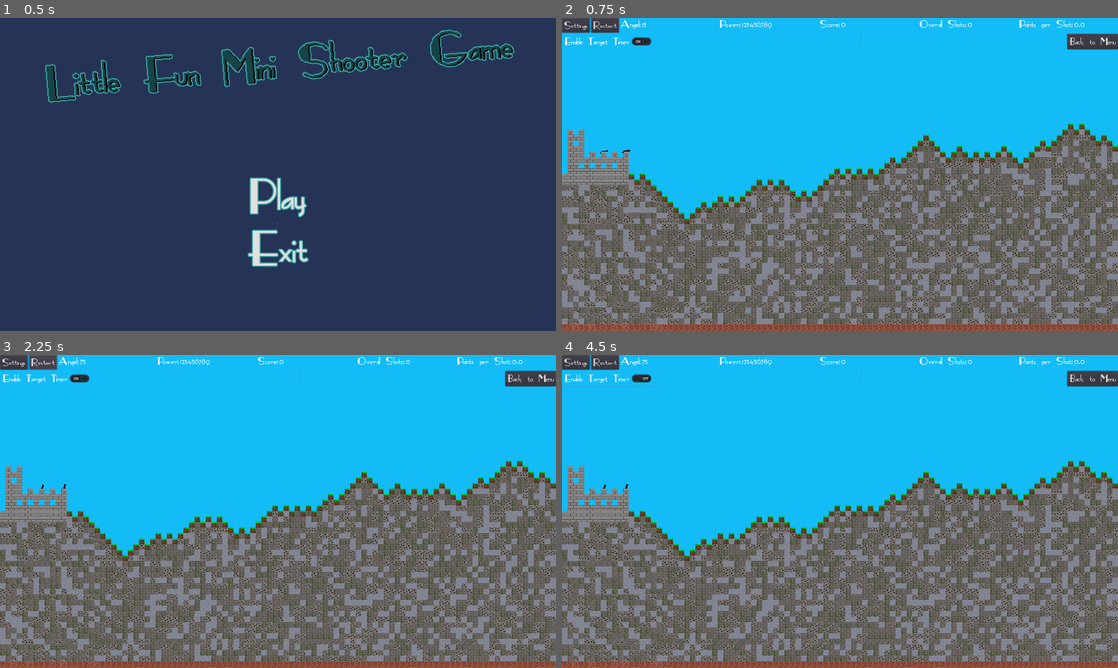
Above: before the commit, frames 1-4 (two rows, left to right).
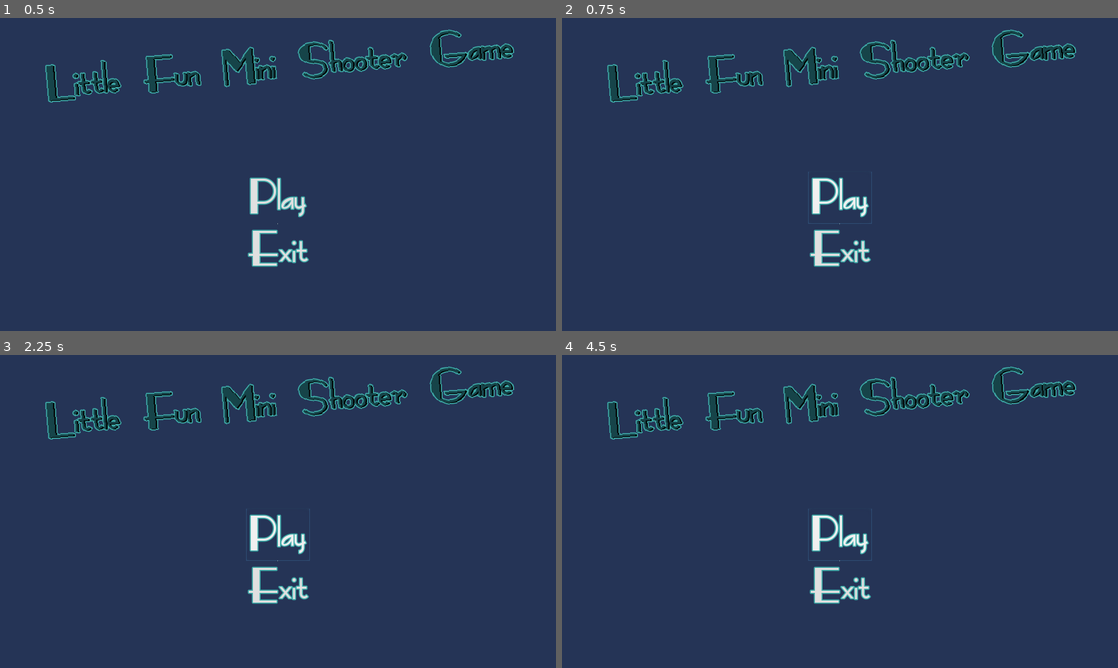
Above: after the commit, the same moments.

Repository: Coding-4Fun/Just4Fun_Mini_Shootergame
Game: Godot game, scene res://UI/MainMenuUI.tscn
Same seed, same stepped clock (60 frames per second), same inputs: the game is played once before the commit and once after it.
Inputs (mouse positions are in pixels of both pictures, inside the frame that each line leads up to):
- Up to frame 1 (0.5 s): no input
- Up to frame 2 (0.75 s): click "Play" at 0.5 s
- Up to frame 3 (2.25 s): click (278, 533) at 1.25 s, where only the run after the commit has a clickable "Play"; click (44, 361) at 2 s, where only the run before the commit has a clickable "Restart"
- Up to frame 4 (4.5 s): click (606, 361) at 2.75 s, where only the run before the commit has a clickable "Restart"; click (606, 361) at 3.5 s, where only the run before the commit has a clickable "Restart"; click (606, 380) at 4.25 s, where only the run before the commit has a clickable "Enable Target Timer"

Frame 1 is identical in both runs. In frame 2, 100% of the frame differs, in the area x 0-100%, y 0-100%; in frame 3, 100%; in frame 4, 100%.
Error before the commit: Invalid get index 'PlayerShots' (on base: 'Node (Preloads.gd)'). (res://Cannon/Cannon.gd:22)
Error after the commit: Parse Error: Can't preload resource at path: res://MainGame.tscn (res://Globals/Preloads.gd:10)

Commit message:
Add: Eigene Node für Shots

Diff:
--- a/MainGame.gd
+++ b/MainGame.gd
@@ -40,6 +40,7 @@
 	Preloads.PlayerRootNode = get_node("Players")
 	Preloads.PlayerLeft = find_node("Player1")
 	Preloads.PlayerRight = find_node("Player2")
+	Preloads.PlayerShots = find_node("Shots")
 
 	## UI
 	Preloads.UIMain = find_node("InGameUI")
--- a/MainGame.tscn
+++ b/MainGame.tscn
@@ -1,8 +1,9 @@
-[gd_scene load_steps=6 format=2]
+[gd_scene load_steps=7 format=2]
 
 [ext_resource path="res://Terrain/blocks_tileset_16x16.tres" type="TileSet" id=1]
 [ext_resource path="res://MainGame.gd" type="Script" id=2]
 [ext_resource path="res://UI/InGameUI.tscn" type="PackedScene" id=3]
+[ext_resource path="res://scripts/players.gd" type="Script" id=4]
 [ext_resource path="res://TerrainMapGenerator.gd" type="Script" id=5]
 [ext_resource path="res://Cannon/Cannon.tscn" type="PackedScene" id=6]
 
@@ -16,10 +17,10 @@
 [node name="Cannon" parent="Players/Player1" instance=ExtResource( 6 )]
 position = Vector2( 184, 391 )
 
-[node name="Cannon_2" parent="Players/Player1" instance=ExtResource( 6 )]
-position = Vector2( 121, 392 )
+[node name="Player2" type="Node2D" parent="Players"]
 
-[node name="Player2" type="Node2D" parent="Players"]
+[node name="Shots" type="Node2D" parent="Players"]
+script = ExtResource( 4 )
 
 [node name="InGameUI" parent="." instance=ExtResource( 3 )]
 
--- a/UI/MainMenuUI.tscn
+++ b/UI/MainMenuUI.tscn
@@ -31,9 +31,6 @@
 anchor_right = 1.0
 anchor_bottom = 1.0
 script = ExtResource( 2 )
-__meta__ = {
-"_edit_use_anchors_": false
-}
 
 [node name="Background" type="ColorRect" parent="."]
 anchor_right = 1.0
